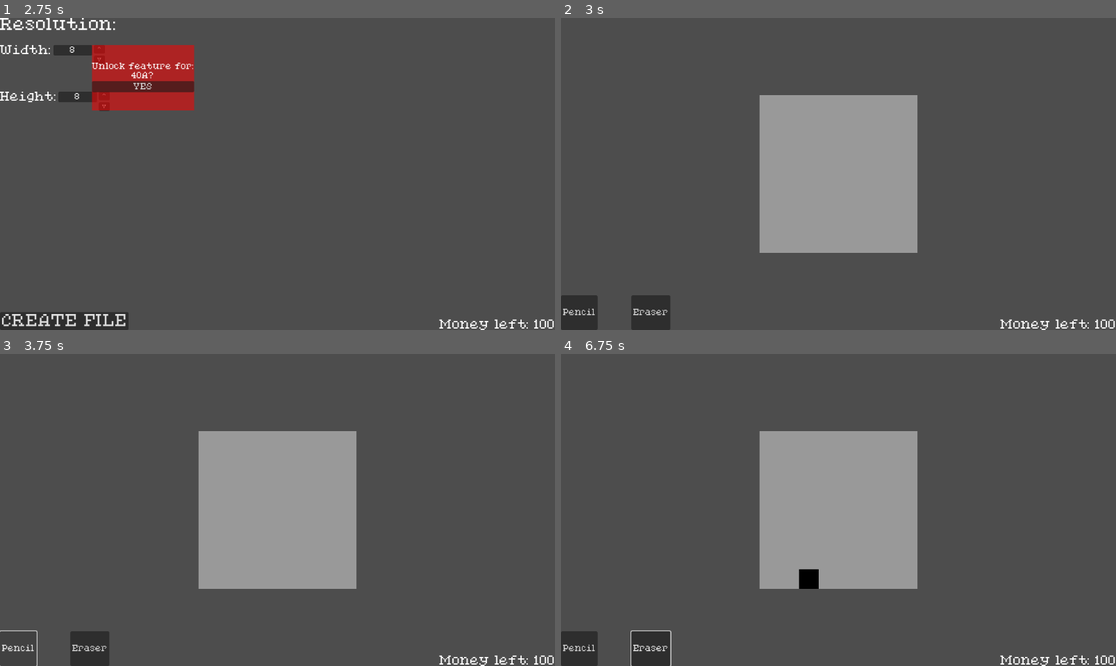
Above: before the commit, frames 1-4 (two rows, left to right).
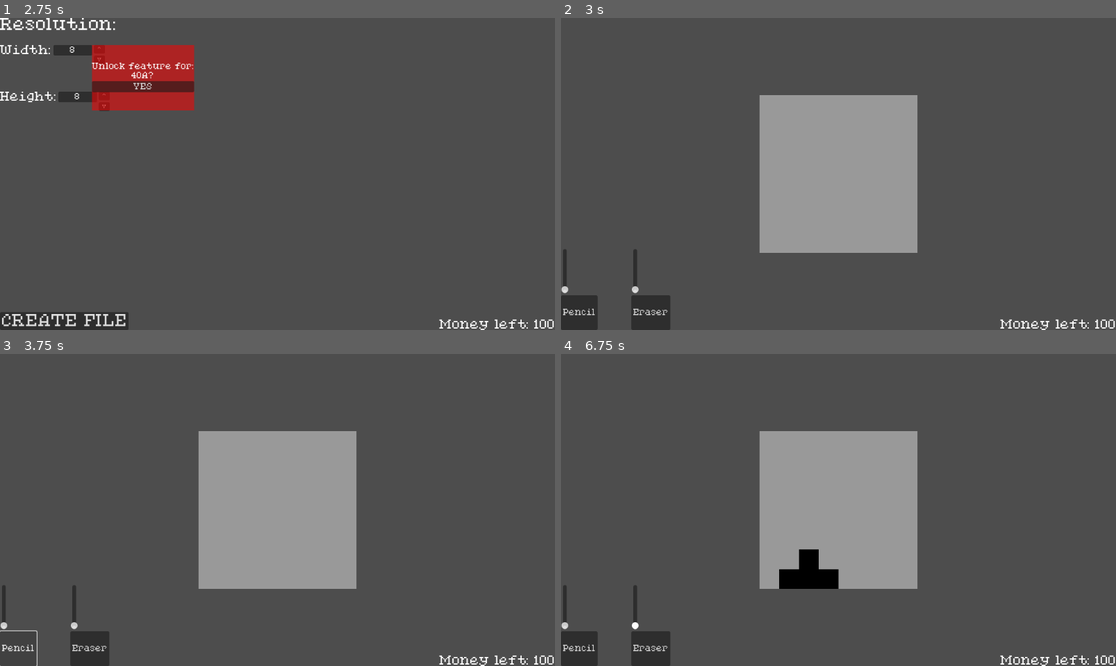
Above: after the commit, the same moments.

Repository: CodeOS99/PixelProLite
Game: Godot game, scene res://scenes/main_menu.tscn
Two runs of this game, one before a commit and one after it. Both use one fixed random seed, a clock stepped at 60 frames per second and the inputs below.
Inputs (mouse positions are in pixels of both pictures, inside the frame that each line leads up to):
- Up to frame 1 (2.75 s): click "NEW FILE" at 0.5 s; click "NEW FILE" at 1.25 s; click "OK" at 2 s
- Up to frame 2 (3 s): click "CREATE FILE" at 2.75 s
- Up to frame 3 (3.75 s): click "Pencil" at 3.5 s
- Up to frame 4 (6.75 s): tap Enter at 4.25 s; move the mouse to (960, 494) at 4.27 s; press the mouse at (960, 494) at 4.28 s; hold Right 4.28-5.03 s; move the mouse to (727, 525) at 5.02 s; release the mouse at (727, 525) at 5.03 s; hold Down 5.03-5.78 s; tap Alt at 5.1 s; move the mouse to (894, 441) at 5.77 s; hold Right 5.78-6.53 s; tap Shift at 5.85 s; move the mouse to (810, 572) at 6.52 s; hold Up from 6.53 s (still down); click (810, 572) at 6.6 s

Frame 1 is identical in both runs. In frame 2, 0.2% of the frame differs, in the area x 0-15%, y 74-89%; in frame 3, 0.2%; in frame 4, 1.0%, in the area x 0-51%, y 62-100%.

Commit message:
Added a prototype for radius controlled brushes

Diff:
--- a/scenes/main_draw_area.tscn
+++ b/scenes/main_draw_area.tscn
@@ -64,17 +64,39 @@
 grow_vertical = 0
 theme_override_constants/separation = 70
 
-[node name="PencilButton" type="Button" parent="HBoxContainer"]
+[node name="VBoxContainer" type="VBoxContainer" parent="HBoxContainer"]
+layout_mode = 2
+
+[node name="VSlider" type="VSlider" parent="HBoxContainer/VBoxContainer"]
+custom_minimum_size = Vector2(0, 92)
+layout_mode = 2
+min_value = 1.0
+max_value = 10.0
+value = 1.0
+
+[node name="PencilButton" type="Button" parent="HBoxContainer/VBoxContainer"]
+custom_minimum_size = Vector2(72, 72)
 layout_mode = 2
 text = "Pencil"
 script = ExtResource("2_27bku")
 
-[node name="EraserButton" type="Button" parent="HBoxContainer"]
+[node name="VBoxContainer2" type="VBoxContainer" parent="HBoxContainer"]
+layout_mode = 2
+
+[node name="VSlider" type="VSlider" parent="HBoxContainer/VBoxContainer2"]
+custom_minimum_size = Vector2(0, 92)
+layout_mode = 2
+min_value = 1.0
+max_value = 10.0
+value = 1.0
+
+[node name="EraserButton" type="Button" parent="HBoxContainer/VBoxContainer2"]
+custom_minimum_size = Vector2(72, 72)
 layout_mode = 2
 text = "Eraser"
 script = ExtResource("3_73k8m")
 
-[node name="Popup" parent="HBoxContainer/EraserButton" instance=ExtResource("5_ulgoo")]
+[node name="Popup" parent="HBoxContainer/VBoxContainer2/EraserButton" instance=ExtResource("5_ulgoo")]
 visible = false
 layout_mode = 1
 anchors_preset = 8
@@ -84,13 +106,14 @@
 offset_bottom = 67.5
 grow_vertical = 2
 
-[node name="Label" parent="HBoxContainer/EraserButton/Popup/VBoxContainer" index="0"]
+[node name="Label" parent="HBoxContainer/VBoxContainer2/EraserButton/Popup/VBoxContainer" index="0"]
 text = "To purchase the eraser DLC,
 please pay an additional 10A"
 
-[connection signal="pressed" from="HBoxContainer/PencilButton" to="HBoxContainer/PencilButton" method="_on_pressed"]
-[connection signal="pressed" from="HBoxContainer/EraserButton" to="HBoxContainer/EraserButton" method="_on_pressed"]
-[connection signal="cancel_pressed" from="HBoxContainer/EraserButton/Popup" to="HBoxContainer/EraserButton" method="_on_popup_cancel_pressed"]
-[connection signal="ok_pressed" from="HBoxContainer/EraserButton/Popup" to="HBoxContainer/EraserButton" method="_on_popup_ok_pressed"]
+[connection signal="pressed" from="HBoxContainer/VBoxContainer/PencilButton" to="HBoxContainer/VBoxContainer/PencilButton" method="_on_pressed"]
+[connection signal="pressed" from="HBoxContainer/VBoxContainer2/EraserButton" to="HBoxContainer/VBoxContainer2/EraserButton" method="_on_pressed"]
+[connection signal="cancel_pressed" from="HBoxContainer/VBoxContainer2/EraserButton/Popup" to="HBoxContainer/VBoxContainer2/EraserButton" method="_on_popup_cancel_pressed"]
+[connection signal="ok_pressed" from="HBoxContainer/VBoxContainer2/EraserButton/Popup" to="HBoxContainer/VBoxContainer2/EraserButton" method="_on_popup_ok_pressed"]
 
-[editable path="HBoxContainer/EraserButton/Popup"]
+[editable path="HBoxContainer/VBoxContainer2/EraserButton/Popup"]
+[editable path="HBoxContainer/VBoxContainer2/EraserButton/Popup/VBoxContainer/HBoxContainer/CancelButton/PopupPaywall"]
--- a/scripts/Globals.gd
+++ b/scripts/Globals.gd
@@ -4,3 +4,4 @@
 static var draw_size := Vector2(8, 8)
 static var curr_col := Color(0, 0, 0)
 static var drawing_mode = "PENCIL"
+static var radius = 1
--- a/scripts/drawing.gd
+++ b/scripts/drawing.gd
@@ -7,9 +7,54 @@
 func _ready() -> void:
 	var available_area = get_viewport().size/2
 	var pixel_size = ceil(min(available_area[0]/Globals.draw_size[0], available_area[1]/Globals.draw_size[1]))
-	print(pixel_size)
 	$GridContainer.columns = Globals.draw_size[0]
 	for i in range(Globals.draw_size[0] * Globals.draw_size[1]):
-		var px: Panel = pixel.instantiate()
+		var px: DrawingPixel = pixel.instantiate()
 		$GridContainer.add_child(px)
 		px.custom_minimum_size = Vector2(pixel_size, pixel_size)
+		px.idx = i+1
+		px.hovered.connect(px_hovered)
+		px.unhovered.connect(px_unhovered)
+		px.pressed.connect(px_clicked)
+
+func px_hovered(idx: int):
+	var affected = get_affected_indices(idx, Globals.radius)
+
+	for px_idx in affected:
+		var px = $GridContainer.get_child(px_idx-1)
+		px.make_hov_col()
+
+func px_unhovered(idx: int):
+	var affected = get_affected_indices(idx, Globals.radius)
+
+	for px_idx in affected:
+		var px = $GridContainer.get_child(px_idx-1)
+		px.make_unhov_col()
+
+func px_clicked(idx: int):
+	var affected = get_affected_indices(idx, Globals.radius)
+
+	for px_idx in affected:
+		var px = $GridContainer.get_child(px_idx-1)
+		px.paint()
+
+func get_affected_indices(idx: int, radius: int):
+	var affected = []
+	var columns = int(Globals.draw_size[0])
+	var rows = int(Globals.draw_size[1])
+
+	var center_x = (idx-1)%columns
+	var center_y = floor((idx-1)/columns)
+
+	for dy in range(-radius, radius+1):
+		for dx in range(-radius, radius+1):
+			var dist = sqrt(dx*dx + dy*dy)
+
+			if dist <= radius:
+				var x = center_x+dx
+				var y = center_y+dy
+
+				if x >= 0 and x < columns and y >= 0 and y < rows:
+					var _idx = y*columns+x+1
+					affected.append(_idx)
+	return affected
--- a/scripts/drawing_pixel.gd
+++ b/scripts/drawing_pixel.gd
@@ -1,4 +1,8 @@
-extends Panel
+class_name DrawingPixel extends Panel
+
+signal unhovered(idx: int)
+signal hovered(idx: int)
+signal pressed(idx: int)
 
 var orig_style: StyleBoxFlat
 var mouse_in := false
@@ -6,6 +10,8 @@
 
 var hov_col
 var unhov_col
+
+var idx: int
 
 func _ready() -> void:
 	orig_style = get_theme_stylebox("panel")
@@ -19,7 +25,7 @@
 		mouse_pressed = false
 
 	if mouse_in and mouse_pressed:
-		paint()
+		emit_signal("pressed", idx)
 
 func paint():
 	if Globals.drawing_mode == "PENCIL":
@@ -36,12 +42,18 @@
 
 func _on_mouse_entered() -> void:
 	mouse_in = true
+	emit_signal("hovered", idx)
+
+func make_hov_col():
 	var style = StyleBoxFlat.new()
 	style.bg_color = hov_col
 	add_theme_stylebox_override("panel", style)
 
 func _on_mouse_exited() -> void:
 	mouse_in = false
+	emit_signal("unhovered", idx)
+
+func make_unhov_col():
 	var style = StyleBoxFlat.new()
 	style.bg_color = unhov_col
 	add_theme_stylebox_override("panel", style)
